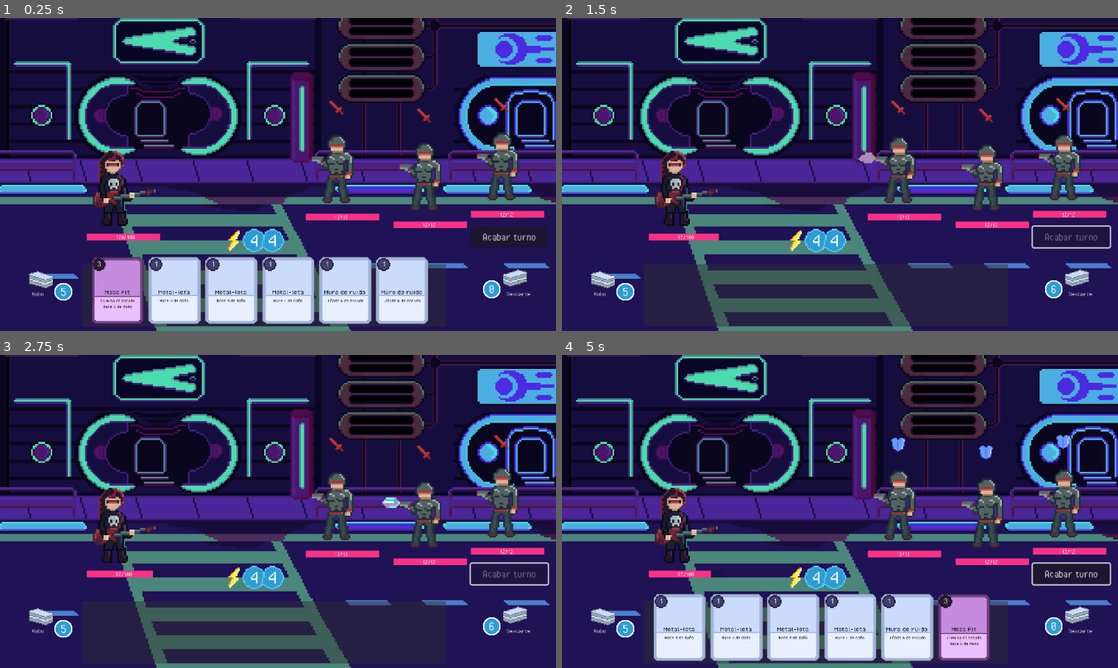
Above: before the commit, frames 1-4 (two rows, left to right).
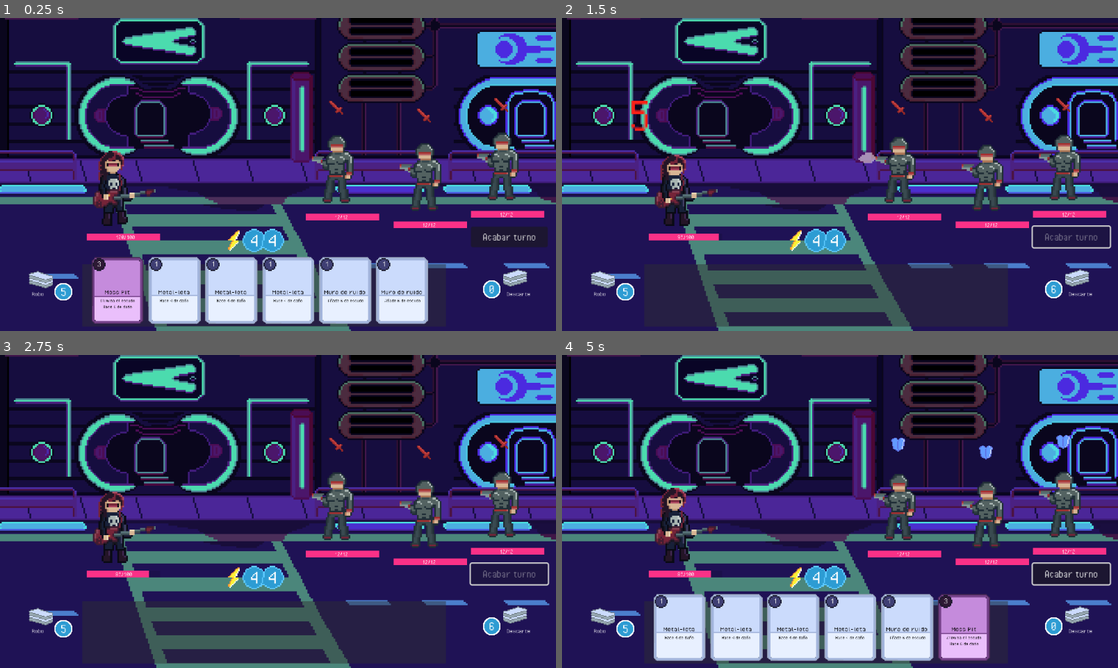
Above: after the commit, the same moments.

Repository: pablo-moreno/cyberdeck
Game: Godot game, scene res://scenes/battle.tscn
The game is run twice, just before and just after one commit, with the same random seed, the same clock (stepped at 60 frames per second) and the same inputs.
Inputs (mouse positions are in pixels of both pictures, inside the frame that each line leads up to):
- Up to frame 1 (0.25 s): no input
- Up to frame 2 (1.5 s): drag from (678, 180) to (895, 105) at 0.52 s; click "Acabar turno" at 1.25 s
- Up to frame 3 (2.75 s): drag from (339, 502) to (250, 574) at 2.02 s
- Up to frame 4 (5 s): move the mouse to (984, 508) at 2.77 s; click (984, 508) at 2.92 s; drag from (1062, 498) to (673, 464) at 3.52 s; move the mouse to (1006, 558) at 4.27 s; click (1006, 558) at 4.42 s

The runs differ from the first frame. In frame 1, less than 0.1% of the frame differs, in the area x 17-23%, y 54-67%; in frame 2, 0.4%; in frame 3, 0.9%, in the area x 17-94%, y 36-72%; in frame 4, 0.8%.

Commit message:
feat: improved animations and added metalgirl aseprite file

Diff:
--- a/scenes/characters/metalgirl.tscn
+++ b/scenes/characters/metalgirl.tscn
@@ -1,7 +1,7 @@
-[gd_scene load_steps=14 format=3 uid="uid://8ic7nydh8por"]
+[gd_scene load_steps=23 format=3 uid="uid://8ic7nydh8por"]
 
 [ext_resource type="Script" uid="uid://dhqdjhjlyeytj" path="res://scripts/player/character.gd" id="1_cxrlw"]
-[ext_resource type="Texture2D" uid="uid://r1koqq2d15u" path="res://sprites/characters/metalgirl.png" id="2_qkf0o"]
+[ext_resource type="Texture2D" uid="uid://cd1wt7y6uxxqp" path="res://sprites/characters/metalgirl-Sheet.png" id="2_div4b"]
 [ext_resource type="Script" uid="uid://bxcm4afx5th3e" path="res://scripts/cards/pile.gd" id="3_ppwyf"]
 [ext_resource type="PackedScene" uid="uid://bbm1nd6yphkxl" path="res://scenes/cards/metalgirl/mosspit.tscn" id="4_bc2xx"]
 [ext_resource type="PackedScene" uid="uid://uf8n081rxxwe" path="res://scenes/cards/metalgirl/metalbass.tscn" id="4_ppwyf"]
@@ -13,6 +13,70 @@
 [ext_resource type="Script" uid="uid://cw68u1tj5oj6p" path="res://scripts/utils/dropable_area.gd" id="10_kpmjy"]
 [ext_resource type="PackedScene" uid="uid://cbi7v731b1tpy" path="res://scenes/ui/damage_indicator.tscn" id="12_div4b"]
 
+[sub_resource type="AtlasTexture" id="AtlasTexture_div4b"]
+atlas = ExtResource("2_div4b")
+region = Rect2(48, 0, 48, 64)
+
+[sub_resource type="AtlasTexture" id="AtlasTexture_sfsbp"]
+atlas = ExtResource("2_div4b")
+region = Rect2(144, 0, 48, 64)
+
+[sub_resource type="AtlasTexture" id="AtlasTexture_qw4i2"]
+atlas = ExtResource("2_div4b")
+region = Rect2(240, 0, 48, 64)
+
+[sub_resource type="AtlasTexture" id="AtlasTexture_4jynv"]
+atlas = ExtResource("2_div4b")
+region = Rect2(336, 0, 48, 64)
+
+[sub_resource type="AtlasTexture" id="AtlasTexture_ugl7w"]
+atlas = ExtResource("2_div4b")
+region = Rect2(432, 0, 48, 64)
+
+[sub_resource type="AtlasTexture" id="AtlasTexture_myut4"]
+atlas = ExtResource("2_div4b")
+region = Rect2(528, 0, 48, 64)
+
+[sub_resource type="AtlasTexture" id="AtlasTexture_xsot8"]
+atlas = ExtResource("2_div4b")
+region = Rect2(624, 0, 48, 64)
+
+[sub_resource type="AtlasTexture" id="AtlasTexture_v87jk"]
+atlas = ExtResource("2_div4b")
+region = Rect2(720, 0, 48, 64)
+
+[sub_resource type="SpriteFrames" id="SpriteFrames_myut4"]
+animations = [{
+"frames": [{
+"duration": 1.0,
+"texture": SubResource("AtlasTexture_div4b")
+}, {
+"duration": 1.0,
+"texture": SubResource("AtlasTexture_sfsbp")
+}, {
+"duration": 1.0,
+"texture": SubResource("AtlasTexture_qw4i2")
+}, {
+"duration": 1.0,
+"texture": SubResource("AtlasTexture_4jynv")
+}, {
+"duration": 1.0,
+"texture": SubResource("AtlasTexture_ugl7w")
+}, {
+"duration": 1.0,
+"texture": SubResource("AtlasTexture_myut4")
+}, {
+"duration": 1.0,
+"texture": SubResource("AtlasTexture_xsot8")
+}, {
+"duration": 1.0,
+"texture": SubResource("AtlasTexture_v87jk")
+}],
+"loop": true,
+"name": &"idle",
+"speed": 5.0
+}]
+
 [sub_resource type="CapsuleShape2D" id="CapsuleShape2D_qkf0o"]
 radius = 44.0
 height = 104.0
@@ -21,9 +85,11 @@
 script = ExtResource("1_cxrlw")
 metadata/_custom_type_script = "uid://dhqdjhjlyeytj"
 
-[node name="Sprite2D" type="Sprite2D" parent="."]
+[node name="AnimatedSprite2D" type="AnimatedSprite2D" parent="."]
 scale = Vector2(2, 2)
-texture = ExtResource("2_qkf0o")
+sprite_frames = SubResource("SpriteFrames_myut4")
+animation = &"idle"
+frame_progress = 0.725594
 
 [node name="CollisionShape2D" type="CollisionShape2D" parent="."]
 visible = false
@@ -107,4 +173,3 @@
 metadata/_custom_type_script = "uid://cw68u1tj5oj6p"
 
 [node name="DamageIndicator" parent="." instance=ExtResource("12_div4b")]
-visible = false
--- a/scenes/enemies/enemy.tscn
+++ b/scenes/enemies/enemy.tscn
@@ -9,165 +9,98 @@
 [ext_resource type="Script" uid="uid://cw68u1tj5oj6p" path="res://scripts/utils/dropable_area.gd" id="7_jt03m"]
 [ext_resource type="PackedScene" uid="uid://cbi7v731b1tpy" path="res://scenes/ui/damage_indicator.tscn" id="8_n7575"]
 
-[sub_resource type="AtlasTexture" id="AtlasTexture_jt03m"]
+[sub_resource type="AtlasTexture" id="AtlasTexture_n7575"]
+atlas = ExtResource("2_jt03m")
+region = Rect2(1200, 0, 48, 64)
+
+[sub_resource type="AtlasTexture" id="AtlasTexture_qch6t"]
+atlas = ExtResource("2_jt03m")
+region = Rect2(1248, 0, 48, 64)
+
+[sub_resource type="AtlasTexture" id="AtlasTexture_y5th1"]
+atlas = ExtResource("2_jt03m")
+region = Rect2(1296, 0, 48, 64)
+
+[sub_resource type="AtlasTexture" id="AtlasTexture_tihwb"]
+atlas = ExtResource("2_jt03m")
+region = Rect2(1344, 0, 48, 64)
+
+[sub_resource type="AtlasTexture" id="AtlasTexture_k4gvh"]
+atlas = ExtResource("2_jt03m")
+region = Rect2(432, 0, 48, 64)
+
+[sub_resource type="AtlasTexture" id="AtlasTexture_twn6s"]
+atlas = ExtResource("2_jt03m")
+region = Rect2(480, 0, 48, 64)
+
+[sub_resource type="AtlasTexture" id="AtlasTexture_sb86v"]
+atlas = ExtResource("2_jt03m")
+region = Rect2(528, 0, 48, 64)
+
+[sub_resource type="AtlasTexture" id="AtlasTexture_pe3k2"]
+atlas = ExtResource("2_jt03m")
+region = Rect2(576, 0, 48, 64)
+
+[sub_resource type="AtlasTexture" id="AtlasTexture_kugq1"]
+atlas = ExtResource("2_jt03m")
+region = Rect2(624, 0, 48, 64)
+
+[sub_resource type="AtlasTexture" id="AtlasTexture_x3klb"]
+atlas = ExtResource("2_jt03m")
+region = Rect2(672, 0, 48, 64)
+
+[sub_resource type="AtlasTexture" id="AtlasTexture_smbsv"]
+atlas = ExtResource("2_jt03m")
+region = Rect2(720, 0, 48, 64)
+
+[sub_resource type="AtlasTexture" id="AtlasTexture_maese"]
 atlas = ExtResource("2_jt03m")
 region = Rect2(48, 0, 48, 64)
 
-[sub_resource type="AtlasTexture" id="AtlasTexture_n7575"]
+[sub_resource type="AtlasTexture" id="AtlasTexture_4f0mh"]
 atlas = ExtResource("2_jt03m")
 region = Rect2(96, 0, 48, 64)
 
-[sub_resource type="AtlasTexture" id="AtlasTexture_qch6t"]
-atlas = ExtResource("2_jt03m")
-region = Rect2(144, 0, 48, 64)
-
-[sub_resource type="AtlasTexture" id="AtlasTexture_y5th1"]
-atlas = ExtResource("2_jt03m")
-region = Rect2(192, 0, 48, 64)
-
-[sub_resource type="AtlasTexture" id="AtlasTexture_tihwb"]
-atlas = ExtResource("2_jt03m")
-region = Rect2(240, 0, 48, 64)
-
-[sub_resource type="AtlasTexture" id="AtlasTexture_p7w77"]
-atlas = ExtResource("2_jt03m")
-region = Rect2(288, 0, 48, 64)
-
-[sub_resource type="AtlasTexture" id="AtlasTexture_k4gvh"]
-atlas = ExtResource("2_jt03m")
-region = Rect2(336, 0, 48, 64)
-
-[sub_resource type="AtlasTexture" id="AtlasTexture_twn6s"]
-atlas = ExtResource("2_jt03m")
-region = Rect2(384, 0, 48, 64)
-
-[sub_resource type="AtlasTexture" id="AtlasTexture_sb86v"]
-atlas = ExtResource("2_jt03m")
-region = Rect2(432, 0, 48, 64)
-
-[sub_resource type="AtlasTexture" id="AtlasTexture_pe3k2"]
-atlas = ExtResource("2_jt03m")
-region = Rect2(480, 0, 48, 64)
-
-[sub_resource type="AtlasTexture" id="AtlasTexture_kugq1"]
-atlas = ExtResource("2_jt03m")
-region = Rect2(528, 0, 48, 64)
-
-[sub_resource type="AtlasTexture" id="AtlasTexture_x3klb"]
-atlas = ExtResource("2_jt03m")
-region = Rect2(576, 0, 48, 64)
-
-[sub_resource type="AtlasTexture" id="AtlasTexture_smbsv"]
-atlas = ExtResource("2_jt03m")
-region = Rect2(624, 0, 48, 64)
-
-[sub_resource type="AtlasTexture" id="AtlasTexture_maese"]
-atlas = ExtResource("2_jt03m")
-region = Rect2(672, 0, 48, 64)
-
-[sub_resource type="AtlasTexture" id="AtlasTexture_4f0mh"]
-atlas = ExtResource("2_jt03m")
-region = Rect2(720, 0, 48, 64)
-
 [sub_resource type="AtlasTexture" id="AtlasTexture_gc4hx"]
 atlas = ExtResource("2_jt03m")
+region = Rect2(1008, 0, 48, 64)
+
+[sub_resource type="AtlasTexture" id="AtlasTexture_f6y8w"]
+atlas = ExtResource("2_jt03m")
+region = Rect2(1056, 0, 48, 64)
+
+[sub_resource type="AtlasTexture" id="AtlasTexture_y2gxb"]
+atlas = ExtResource("2_jt03m")
+region = Rect2(1104, 0, 48, 64)
+
+[sub_resource type="AtlasTexture" id="AtlasTexture_3xxyr"]
+atlas = ExtResource("2_jt03m")
+region = Rect2(1152, 0, 48, 64)
+
+[sub_resource type="AtlasTexture" id="AtlasTexture_xiois"]
+atlas = ExtResource("2_jt03m")
 region = Rect2(768, 0, 48, 64)
 
-[sub_resource type="AtlasTexture" id="AtlasTexture_f6y8w"]
+[sub_resource type="AtlasTexture" id="AtlasTexture_e4ejd"]
 atlas = ExtResource("2_jt03m")
 region = Rect2(816, 0, 48, 64)
 
-[sub_resource type="AtlasTexture" id="AtlasTexture_y2gxb"]
+[sub_resource type="AtlasTexture" id="AtlasTexture_7v5dn"]
 atlas = ExtResource("2_jt03m")
 region = Rect2(864, 0, 48, 64)
 
-[sub_resource type="AtlasTexture" id="AtlasTexture_3xxyr"]
+[sub_resource type="AtlasTexture" id="AtlasTexture_8ma66"]
 atlas = ExtResource("2_jt03m")
 region = Rect2(912, 0, 48, 64)
 
-[sub_resource type="AtlasTexture" id="AtlasTexture_xiois"]
+[sub_resource type="AtlasTexture" id="AtlasTexture_emj2s"]
 atlas = ExtResource("2_jt03m")
 region = Rect2(960, 0, 48, 64)
-
-[sub_resource type="AtlasTexture" id="AtlasTexture_e4ejd"]
-atlas = ExtResource("2_jt03m")
-region = Rect2(1008, 0, 48, 64)
-
-[sub_resource type="AtlasTexture" id="AtlasTexture_7v5dn"]
-atlas = ExtResource("2_jt03m")
-region = Rect2(48, 0, 48, 64)
-
-[sub_resource type="AtlasTexture" id="AtlasTexture_8ma66"]
-atlas = ExtResource("2_jt03m")
-region = Rect2(96, 0, 48, 64)
-
-[sub_resource type="AtlasTexture" id="AtlasTexture_emj2s"]
-atlas = ExtResource("2_jt03m")
-region = Rect2(144, 0, 48, 64)
-
-[sub_resource type="AtlasTexture" id="AtlasTexture_rhg24"]
-atlas = ExtResource("2_jt03m")
-region = Rect2(192, 0, 48, 64)
-
-[sub_resource type="AtlasTexture" id="AtlasTexture_xteqa"]
-atlas = ExtResource("2_jt03m")
-region = Rect2(240, 0, 48, 64)
-
-[sub_resource type="AtlasTexture" id="AtlasTexture_mrpkq"]
-atlas = ExtResource("2_jt03m")
-region = Rect2(288, 0, 48, 64)
-
-[sub_resource type="AtlasTexture" id="AtlasTexture_rme1b"]
-atlas = ExtResource("2_jt03m")
-region = Rect2(336, 0, 48, 64)
-
-[sub_resource type="AtlasTexture" id="AtlasTexture_72k7o"]
-atlas = ExtResource("2_jt03m")
-region = Rect2(384, 0, 48, 64)
-
-[sub_resource type="AtlasTexture" id="AtlasTexture_t4v2h"]
-atlas = ExtResource("2_jt03m")
-region = Rect2(1296, 0, 48, 64)
-
-[sub_resource type="AtlasTexture" id="AtlasTexture_lirnq"]
-atlas = ExtResource("2_jt03m")
-region = Rect2(1344, 0, 48, 64)
-
-[sub_resource type="AtlasTexture" id="AtlasTexture_0ly7j"]
-atlas = ExtResource("2_jt03m")
-region = Rect2(1392, 0, 48, 64)
-
-[sub_resource type="AtlasTexture" id="AtlasTexture_33cra"]
-atlas = ExtResource("2_jt03m")
-region = Rect2(1440, 0, 48, 64)
-
-[sub_resource type="AtlasTexture" id="AtlasTexture_8jbd4"]
-atlas = ExtResource("2_jt03m")
-region = Rect2(1056, 0, 48, 64)
-
-[sub_resource type="AtlasTexture" id="AtlasTexture_7ob2q"]
-atlas = ExtResource("2_jt03m")
-region = Rect2(1104, 0, 48, 64)
-
-[sub_resource type="AtlasTexture" id="AtlasTexture_pcnli"]
-atlas = ExtResource("2_jt03m")
-region = Rect2(1152, 0, 48, 64)
-
-[sub_resource type="AtlasTexture" id="AtlasTexture_cgkoq"]
-atlas = ExtResource("2_jt03m")
-region = Rect2(1200, 0, 48, 64)
-
-[sub_resource type="AtlasTexture" id="AtlasTexture_tee16"]
-atlas = ExtResource("2_jt03m")
-region = Rect2(1248, 0, 48, 64)
 
 [sub_resource type="SpriteFrames" id="SpriteFrames_nb6gf"]
 animations = [{
 "frames": [{
 "duration": 1.0,
-"texture": SubResource("AtlasTexture_jt03m")
-}, {
-"duration": 1.0,
 "texture": SubResource("AtlasTexture_n7575")
 }, {
 "duration": 1.0,
@@ -178,21 +111,18 @@
 }, {
 "duration": 1.0,
 "texture": SubResource("AtlasTexture_tihwb")
-}, {
-"duration": 1.0,
-"texture": SubResource("AtlasTexture_p7w77")
-}, {
+}],
+"loop": false,
+"name": &"damaged",
+"speed": 16.0
+}, {
+"frames": [{
 "duration": 1.0,
 "texture": SubResource("AtlasTexture_k4gvh")
 }, {
 "duration": 1.0,
 "texture": SubResource("AtlasTexture_twn6s")
-}],
-"loop": false,
-"name": &"damaged",
-"speed": 5.0
-}, {
-"frames": [{
+}, {
 "duration": 1.0,
 "texture": SubResource("AtlasTexture_sb86v")
 }, {
@@ -207,76 +137,34 @@
 }, {
 "duration": 1.0,
 "texture": SubResource("AtlasTexture_smbsv")
-}, {
+}],
+"loop": false,
+"name": &"dead",
+"speed": 18.0
+}, {
+"frames": [{
 "duration": 1.0,
 "texture": SubResource("AtlasTexture_maese")
 }, {
 "duration": 1.0,
 "texture": SubResource("AtlasTexture_4f0mh")
-}, {
-"duration": 1.0,
-"texture": SubResource("AtlasTexture_gc4hx")
-}, {
-"duration": 1.0,
-"texture": SubResource("AtlasTexture_f6y8w")
-}, {
-"duration": 1.0,
-"texture": SubResource("AtlasTexture_y2gxb")
-}, {
-"duration": 1.0,
-"texture": SubResource("AtlasTexture_3xxyr")
-}, {
-"duration": 1.0,
-"texture": SubResource("AtlasTexture_xiois")
-}, {
-"duration": 1.0,
-"texture": SubResource("AtlasTexture_e4ejd")
-}],
-"loop": false,
-"name": &"dead",
-"speed": 20.0
-}, {
-"frames": [{
-"duration": 1.0,
-"texture": SubResource("AtlasTexture_7v5dn")
-}, {
-"duration": 1.0,
-"texture": SubResource("AtlasTexture_8ma66")
-}, {
-"duration": 1.0,
-"texture": SubResource("AtlasTexture_emj2s")
-}, {
-"duration": 1.0,
-"texture": SubResource("AtlasTexture_rhg24")
-}, {
-"duration": 1.0,
-"texture": SubResource("AtlasTexture_xteqa")
-}, {
-"duration": 1.0,
-"texture": SubResource("AtlasTexture_mrpkq")
-}, {
-"duration": 1.0,
-"texture": SubResource("AtlasTexture_rme1b")
-}, {
-"duration": 1.0,
-"texture": SubResource("AtlasTexture_72k7o")
 }],
 "loop": true,
 "name": &"idle",
-"speed": 10.0
-}, {
-"frames": [{
-"duration": 1.0,
-"texture": SubResource("AtlasTexture_t4v2h")
-}, {
-"duration": 1.0,
-"texture": SubResource("AtlasTexture_lirnq")
-}, {
-"duration": 1.0,
-"texture": SubResource("AtlasTexture_0ly7j")
-}, {
-"duration": 1.0,
-"texture": SubResource("AtlasTexture_33cra")
+"speed": 4.0
+}, {
+"frames": [{
+"duration": 1.0,
+"texture": SubResource("AtlasTexture_gc4hx")
+}, {
+"duration": 1.0,
+"texture": SubResource("AtlasTexture_f6y8w")
+}, {
+"duration": 1.0,
+"texture": SubResource("AtlasTexture_y2gxb")
+}, {
+"duration": 1.0,
+"texture": SubResource("AtlasTexture_3xxyr")
 }],
 "loop": false,
 "name": &"shield",
@@ -284,58 +172,34 @@
 }, {
 "frames": [{
 "duration": 1.0,
-"texture": SubResource("AtlasTexture_8jbd4")
-}, {
-"duration": 1.0,
-"texture": SubResource("AtlasTexture_7ob2q")
-}, {
-"duration": 1.0,
-"texture": SubResource("AtlasTexture_pcnli")
-}, {
-"duration": 1.0,
-"texture": SubResource("AtlasTexture_cgkoq")
-}, {
-"duration": 1.0,
-"texture": SubResource("AtlasTexture_tee16")
-}, {
-"duration": 1.0,
-"texture": SubResource("AtlasTexture_8jbd4")
-}, {
-"duration": 1.0,
-"texture": SubResource("AtlasTexture_7ob2q")
-}, {
-"duration": 1.0,
-"texture": SubResource("AtlasTexture_pcnli")
-}, {
-"duration": 1.0,
-"texture": SubResource("AtlasTexture_cgkoq")
-}, {
-"duration": 1.0,
-"texture": SubResource("AtlasTexture_tee16")
-}, {
-"duration": 1.0,
-"texture": SubResource("AtlasTexture_8jbd4")
-}, {
-"duration": 1.0,
-"texture": SubResource("AtlasTexture_7ob2q")
-}, {
-"duration": 1.0,
-"texture": SubResource("AtlasTexture_pcnli")
-}, {
-"duration": 1.0,
-"texture": SubResource("AtlasTexture_cgkoq")
-}, {
-"duration": 1.0,
-"texture": SubResource("AtlasTexture_tee16")
-}, {
-"duration": 1.0,
-"texture": SubResource("AtlasTexture_tee16")
-}, {
-"duration": 1.0,
-"texture": SubResource("AtlasTexture_tee16")
-}, {
-"duration": 1.0,
-"texture": SubResource("AtlasTexture_tee16")
+"texture": SubResource("AtlasTexture_xiois")
+}, {
+"duration": 1.0,
+"texture": SubResource("AtlasTexture_e4ejd")
+}, {
+"duration": 1.0,
+"texture": SubResource("AtlasTexture_7v5dn")
+}, {
+"duration": 1.0,
+"texture": SubResource("AtlasTexture_8ma66")
+}, {
+"duration": 1.0,
+"texture": SubResource("AtlasTexture_emj2s")
+}, {
+"duration": 1.0,
+"texture": SubResource("AtlasTexture_xiois")
+}, {
+"duration": 1.0,
+"texture": SubResource("AtlasTexture_e4ejd")
+}, {
+"duration": 1.0,
+"texture": SubResource("AtlasTexture_7v5dn")
+}, {
+"duration": 1.0,
+"texture": SubResource("AtlasTexture_8ma66")
+}, {
+"duration": 1.0,
+"texture": SubResource("AtlasTexture_emj2s")
 }],
 "loop": false,
 "name": &"shoot",
@@ -353,8 +217,8 @@
 [node name="AnimatedSprite2D" type="AnimatedSprite2D" parent="."]
 scale = Vector2(2, 2)
 sprite_frames = SubResource("SpriteFrames_nb6gf")
-animation = &"shield"
-frame = 3
+animation = &"dead"
+frame = 6
 frame_progress = 1.0
 
 [node name="CollisionShape2D" type="CollisionShape2D" parent="."]
@@ -408,6 +272,5 @@
 script = ExtResource("7_jt03m")
 
 [node name="DamageIndicator" parent="." instance=ExtResource("8_n7575")]
-visible = false
 offset_top = 1.0
 offset_bottom = 1.0
--- a/scenes/ui/damage_indicator.tscn
+++ b/scenes/ui/damage_indicator.tscn
@@ -1,32 +1,146 @@
-[gd_scene load_steps=4 format=3 uid="uid://cbi7v731b1tpy"]
+[gd_scene load_steps=8 format=3 uid="uid://cbi7v731b1tpy"]
 
 [ext_resource type="Script" uid="uid://cymrgixu8gl3v" path="res://scripts/ui/damage_indicator.gd" id="1_jx630"]
 [ext_resource type="Theme" uid="uid://cfos3mcmwvlb3" path="res://themes/theme.tres" id="1_rqk2v"]
 
-[sub_resource type="Curve2D" id="Curve2D_jx630"]
+[sub_resource type="Animation" id="Animation_jx630"]
+resource_name = "shield"
+length = 0.3
+tracks/0/type = "value"
+tracks/0/imported = false
+tracks/0/enabled = true
+tracks/0/path = NodePath("ShieldLabel:visible")
+tracks/0/interp = 1
+tracks/0/loop_wrap = true
+tracks/0/keys = {
+"times": PackedFloat32Array(0, 0.3),
+"transitions": PackedFloat32Array(1, 1),
+"update": 1,
+"values": [true, false]
+}
+tracks/1/type = "value"
+tracks/1/imported = false
+tracks/1/enabled = true
+tracks/1/path = NodePath("ShieldLabel:scale")
+tracks/1/interp = 1
+tracks/1/loop_wrap = true
+tracks/1/keys = {
+"times": PackedFloat32Array(0, 0.3),
+"transitions": PackedFloat32Array(1, 0.25),
+"update": 0,
+"values": [Vector2(3, 3), Vector2(1, 1)]
+}
+tracks/2/type = "value"
+tracks/2/imported = false
+tracks/2/enabled = true
+tracks/2/path = NodePath("ShieldLabel:position")
+tracks/2/interp = 1
+tracks/2/loop_wrap = true
+tracks/2/keys = {
+"times": PackedFloat32Array(0, 0.3),
+"transitions": PackedFloat32Array(0.210224, 1),
+"update": 0,
+"values": [Vector2(0, -32), Vector2(16, -96)]
+}
+
+[sub_resource type="Animation" id="Animation_yldbh"]
+length = 0.001
+tracks/0/type = "value"
+tracks/0/imported = false
+tracks/0/enabled = true
+tracks/0/path = NodePath("ShieldLabel:scale")
+tracks/0/interp = 1
+tracks/0/loop_wrap = true
+tracks/0/keys = {
+"times": PackedFloat32Array(0),
+"transitions": PackedFloat32Array(1),
+"update": 0,
+"values": [Vector2(1, 1)]
+}
+tracks/1/type = "value"
+tracks/1/imported = false
+tracks/1/enabled = true
+tracks/1/path = NodePath("ShieldLabel:visible")
+tracks/1/interp = 1
+tracks/1/loop_wrap = true
+tracks/1/keys = {
+"times": PackedFloat32Array(0),
+"transitions": PackedFloat32Array(1),
+"update": 1,
+"values": [true]
+}
+tracks/2/type = "value"
+tracks/2/imported = false
+tracks/2/enabled = true
+tracks/2/path = NodePath("ShieldLabel:position")
+tracks/2/interp = 1
+tracks/2/loop_wrap = true
+tracks/2/keys = {
+"times": PackedFloat32Array(0),
+"transitions": PackedFloat32Array(1),
+"update": 0,
+"values": [Vector2(0, -32)]
+}
+
+[sub_resource type="AnimationLibrary" id="AnimationLibrary_sdyhi"]
 _data = {
-"points": PackedVector2Array(0, 0, 0, 0, 0, 0, 0, 0, 0, 0, 0, -82)
+&"RESET": SubResource("Animation_yldbh"),
+&"shield": SubResource("Animation_jx630")
 }
-point_count = 2
+
+[sub_resource type="Animation" id="Animation_xfsbg"]
+resource_name = "damage"
+length = 0.3
+tracks/0/type = "value"
+tracks/0/imported = false
+tracks/0/enabled = true
+tracks/0/path = NodePath("DamageLabel:scale")
+tracks/0/interp = 1
+tracks/0/loop_wrap = true
+tracks/0/keys = {
+"times": PackedFloat32Array(0, 0.3),
+"transitions": PackedFloat32Array(1, 1),
+"update": 0,
+"values": [Vector2(3, 3), Vector2(1, 1)]
+}
+tracks/1/type = "value"
+tracks/1/imported = false
+tracks/1/enabled = true
+tracks/1/path = NodePath("DamageLabel:visible")
+tracks/1/interp = 1
+tracks/1/loop_wrap = true
+tracks/1/keys = {
+"times": PackedFloat32Array(0, 0.3),
+"transitions": PackedFloat32Array(1, 1),
+"update": 1,
+"values": [true, false]
+}
+tracks/2/type = "value"
+tracks/2/imported = false
+tracks/2/enabled = true
+tracks/2/path = NodePath("DamageLabel:position")
+tracks/2/interp = 1
+tracks/2/loop_wrap = true
+tracks/2/keys = {
+"times": PackedFloat32Array(0, 0.3),
+"transitions": PackedFloat32Array(0.210224, 1),
+"update": 0,
+"values": [Vector2(-48, -32), Vector2(-64, -96)]
+}
+
+[sub_resource type="AnimationLibrary" id="AnimationLibrary_xfsbg"]
+_data = {
+&"damage": SubResource("Animation_xfsbg")
+}
 
 [node name="DamageIndicator" type="Control"]
 layout_mode = 3
 anchors_preset = 0
 script = ExtResource("1_jx630")
 
-[node name="Path2D2" type="Path2D" parent="."]
-curve = SubResource("Curve2D_jx630")
-
-[node name="ShieldPathFollow2D" type="PathFollow2D" parent="Path2D2"]
-rotation = -1.5708
-loop = false
-
-[node name="ShieldLabel" type="Label" parent="Path2D2/ShieldPathFollow2D"]
-offset_left = 23.0
-offset_top = 5.0
-offset_right = 63.0
-offset_bottom = 37.0
-rotation = 1.5708
+[node name="ShieldLabel" type="Label" parent="."]
+offset_top = -32.0
+offset_right = 40.0
 pivot_offset = Vector2(20.3722, 17.2657)
 theme = ExtResource("1_rqk2v")
 theme_override_colors/font_color = Color(0.369739, 0.563836, 0.99347, 1)
@@ -34,22 +148,25 @@
 horizontal_alignment = 1
 vertical_alignment = 1
 
-[node name="Path2D" type="Path2D" parent="."]
-position = Vector2(-16, -2)
-curve = SubResource("Curve2D_jx630")
-
-[node name="DamagePathFollow2D" type="PathFollow2D" parent="Path2D"]
-rotation = -1.5708
-
-[node name="DamageLabel" type="Label" parent="Path2D/DamagePathFollow2D"]
-offset_left = 6.0
+[node name="DamageLabel" type="Label" parent="."]
+offset_left = -48.0
 offset_top = -32.0
-offset_right = 46.0
-offset_bottom = -1.14441e-05
-rotation = -4.71239
+offset_right = -8.0
+rotation = -6.28318
+scale = Vector2(3, 3)
 pivot_offset = Vector2(20, 16)
 theme = ExtResource("1_rqk2v")
 theme_override_colors/font_color = Color(1, 0.124572, 0.0864938, 1)
 text = "99"
 horizontal_alignment = 1
 vertical_alignment = 1
+
+[node name="ShieldAnimationPlayer" type="AnimationPlayer" parent="."]
+libraries = {
+&"": SubResource("AnimationLibrary_sdyhi")
+}
+
+[node name="DamageAnimationPlayer" type="AnimationPlayer" parent="."]
+libraries = {
+&"": SubResource("AnimationLibrary_xfsbg")
+}
--- a/scripts/player/character.gd
+++ b/scripts/player/character.gd
@@ -1,7 +1,7 @@
 class_name Character extends CharacterBody2D
 
 #region Nodes
-@onready var sprite: Sprite2D = $Sprite2D
+@onready var sprite: AnimatedSprite2D = $AnimatedSprite2D
 @onready var deck: Pile = $Piles/Deck
 @onready var draw_pile: Pile = $Piles/Draw
 @onready var discard_pile: Pile = $Piles/Discard
@@ -42,6 +42,7 @@
     started_player_turn.connect(start_turn)
     dropable_card_area.dragging_over.connect(_on_dropable_area_dragging_over)
     dropable_card_area.not_dragging.connect(_on_dropable_area_not_dragging)
+    sprite.play('idle')
 
 
 #region Card handling
--- a/scripts/ui/damage_indicator.gd
+++ b/scripts/ui/damage_indicator.gd
@@ -1,17 +1,16 @@
 class_name DamageIndicator extends Control
 
+@onready var damage_animation_player: AnimationPlayer = $DamageAnimationPlayer
+@onready var shield_animation_player: AnimationPlayer = $ShieldAnimationPlayer
 
-@onready var damage_label: Label = $Path2D/DamagePathFollow2D/DamageLabel
-@onready var shield_label: Label = $Path2D2/ShieldPathFollow2D/ShieldLabel
-
-@onready var damage_path_follow: PathFollow2D = $Path2D/DamagePathFollow2D
-@onready var shield_path_follow: PathFollow2D = $Path2D2/ShieldPathFollow2D
-
-@export_range(0.1, 2) var animation_time: float = 0.25
+@onready var damage_label: Label = $DamageLabel
+@onready var shield_label: Label = $ShieldLabel
 
 
 func _ready():
     var _health: Health = owner.find_child("Health")
+    damage_label.visible = false
+    shield_label.visible = false
 
     if not _health:
         printerr("Health node not found")
@@ -19,31 +18,13 @@
 
     _health.damaged.connect(_on_damaged)
     _health.shielded_damage.connect(_on_shielded)
-    damage_label.text = ''
-    shield_label.text = ''
-
-
-func _reset_damage_label():
-    damage_label.text = ''
-    damage_path_follow.progress_ratio = 0
 
 
 func _on_damaged(amount: int):
     damage_label.text = str(amount)
-    var _tween = create_tween()
-    _tween.tween_property(damage_path_follow, "progress_ratio", 1, animation_time).set_ease(Tween.EASE_IN_OUT)
-    await _tween.finished
-
-    _reset_damage_label()
-
-func _reset_shield_label():
-    shield_label.text = ''
-    shield_path_follow.progress_ratio = 0
+    damage_animation_player.play("damage")
 
 
 func _on_shielded(amount: int):
     shield_label.text = str(amount)
-
-    var _tween = create_tween()
-    _tween.tween_property(shield_path_follow, "progress_ratio", 1, animation_time).set_ease(Tween.EASE_IN_OUT)
-    _tween.finished.connect(_reset_shield_label)
+    shield_animation_player.play("shield")
Not shown: 1 places in scenes/enemies/enemy.tscn that only renumber resources
Binary file changed: sprites/characters/cyborg-Sheet.png
Binary file changed: sprites/characters/cyborg.aseprite
Binary file added: sprites/characters/metalgirl-Sheet.png
Not shown, added: sprites/characters/metalgirl-Sheet.png.import
Binary file added: sprites/characters/metalgirl.aseprite
